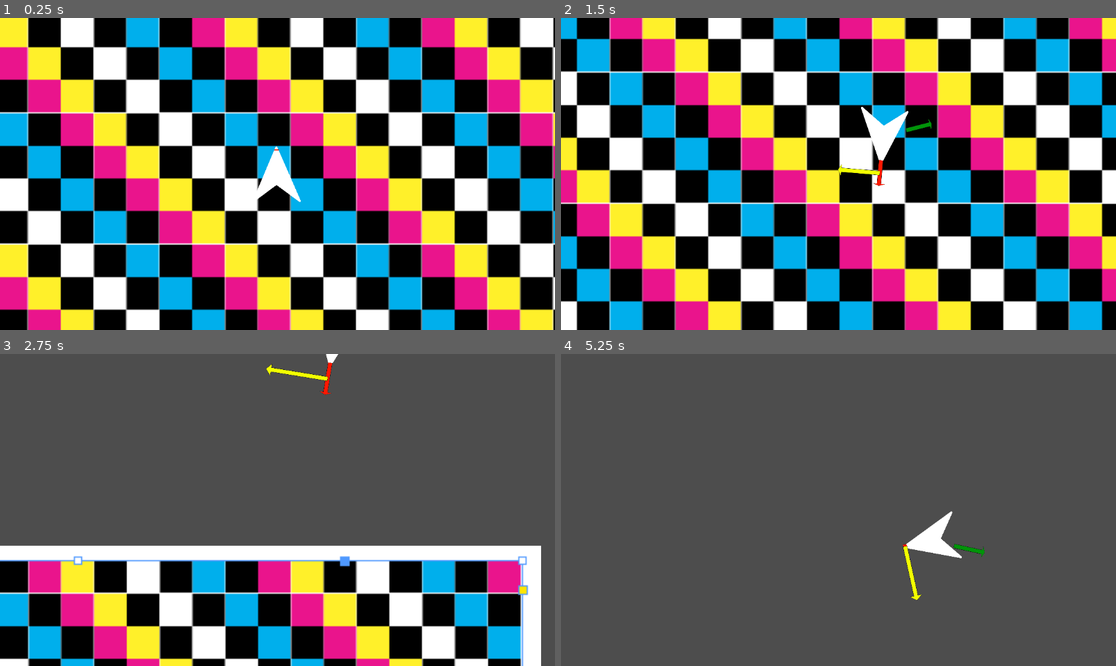
Above: before the commit, frames 1-4 (two rows, left to right).
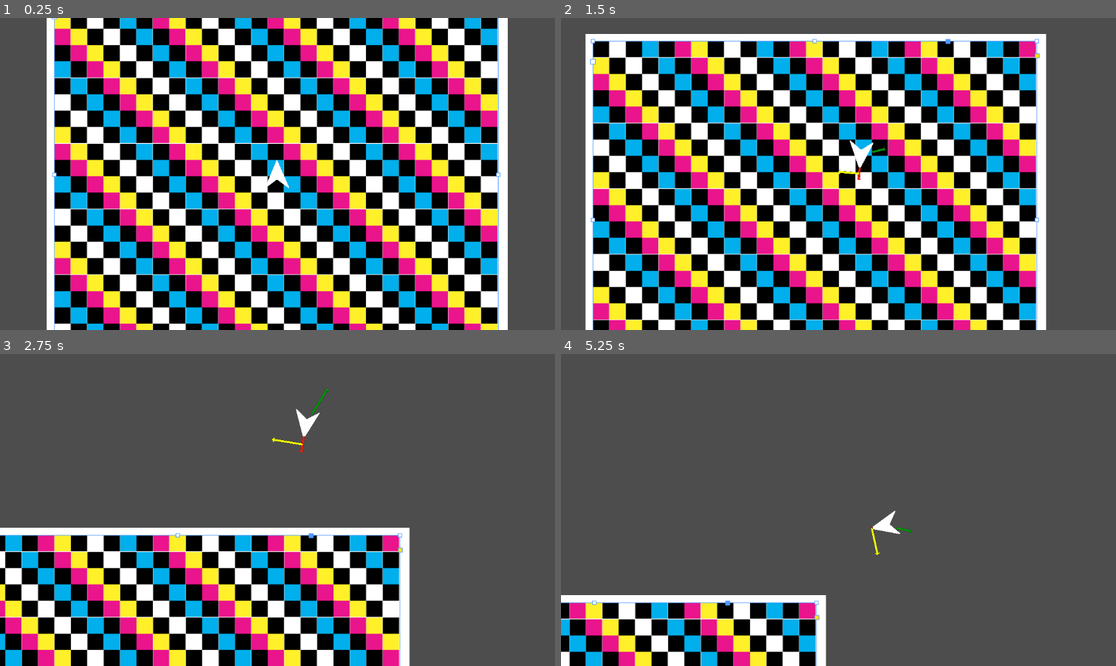
Above: after the commit, the same moments.

Repository: ParadoxArcher/Angle_Advantage
Game: Godot game, scene res://Scenes/GameScene.tscn
Two runs of this game, one before a commit and one after it. Both use one fixed random seed, a clock stepped at 60 frames per second and the inputs below.
Inputs:
- Up to frame 1 (0.25 s): no input
- Up to frame 2 (1.5 s): hold D (RotateRight) 0.53-1.28 s; hold W (Boost) 0.53-1.28 s; hold S (Back) from 1.28 s (still down); tap W (Boost) at 1.35 s
- Up to frame 3 (2.75 s): release S (Back) at 2.03 s; hold D (RotateRight) from 2.03 s (still down); hold W (Boost) from 2.03 s (still down); tap Space (Dodge) at 2.1 s
- Up to frame 4 (5.25 s): release W (Boost) at 2.78 s; tap W (Boost) at 2.85, 4.55 s; release D (RotateRight) at 3.53 s; hold W (Boost) 3.53-4.28 s; hold A (RotateLeft) 3.53-5.03 s; tap Space (Dodge) at 4.35 s; hold S (Back) from 5.03 s (still down); hold W (Boost) from 5.03 s (still down)

The runs differ from the first frame. In frame 1, 84% of the frame differs, in the area x 0-100%, y 0-100%; in frame 2, 82%; in frame 3, 37%; in frame 4, 12%.

Commit message:
vault backup: 2025-01-14 12:47:36

Diff:
--- a/zProject Files/Godot/Scenes/GameScene.tscn
+++ b/zProject Files/Godot/Scenes/GameScene.tscn
@@ -11,6 +11,7 @@
 [node name="Camera2D" type="Camera2D" parent="Player"]
 position = Vector2(0.924977, 2.03579)
 rotation = -0.890122
+zoom = Vector2(0.5, 0.5)
 position_smoothing_enabled = true
 position_smoothing_speed = 3.0
 
--- a/zProject Files/Godot/Scripts/PlayerScript.gd
+++ b/zProject Files/Godot/Scripts/PlayerScript.gd
@@ -2,7 +2,7 @@
 
 #region Variables
 ## Brake Variables
-@export var BrakeDecelMult = [4, 3] # {0: SpeedDecelMult, 1: RotaDecelMult}
+@export var BrakeDecelMult = [10, 3] # {0: SpeedDecelMult, 1: RotaDecelMult}
 var isBraking = false
 
 ## CounterSteering
@@ -26,13 +26,6 @@
 ##Dodge Variables
 @export var DodgeMaxSpeed = [1.3, .15] # {0: MaxSpeedMultiplier, 1: MaxSpeedDecel}
 @export var DodgeMaxRota = [3, .25] # {0: MaxRotaMultiplier, 1: MaxRotaDecel}
-
-## Markers Variables
-@export var MarkerSize = {"CenterGap": 50, "RotaSpeedGap": 75, "VelLength": .5, "NeutralLength": .35, "RotaSpeedLength": .5} #RotaSpeedGap left unimplemented, intended to slide rota_speed_display along neutral_display
-@export var Markers = [true, false]
-@onready var vel_display = $Sprites/VelDisplay
-@onready var neutral_display = $Sprites/NeutralDisplay
-@onready var rota_speed_display = $Sprites/RotaSpeedDisplay
 #endregion
 
 func _physics_process(_delta):
@@ -62,6 +55,7 @@
 
 		var CounterAccel = -BoostDir.dot(velocity / MaxSpeed[1]) * CounterScaler[0]
 		AccelRate = SpeedAccel + (SpeedDecel[0] * CounterAccel )
+		print(AccelRate)
 	else:
 		BoostDir = Vector2(0, 0)
 		AccelRate = SpeedDecel[0]
@@ -108,6 +102,17 @@
 	move_and_slide()
 	#endregion
 
+
+
+
+#region Markers
+@export var MarkerSize = {"CenterGap": 50, "RotaSpeedGap": 75, "VelLength": .5, "NeutralLength": .35, "RotaSpeedLength": .5} #RotaSpeedGap left unimplemented, intended to slide rota_speed_display along neutral_display
+@export var Markers = [true, false]
+@onready var vel_display = $Sprites/VelDisplay
+@onready var neutral_display = $Sprites/NeutralDisplay
+@onready var rota_speed_display = $Sprites/RotaSpeedDisplay
+#endregion
+
 func _process(_delta):
 		#region Markers
 	if Markers[0]:
Not shown, changed: .obsidian/workspace.json
